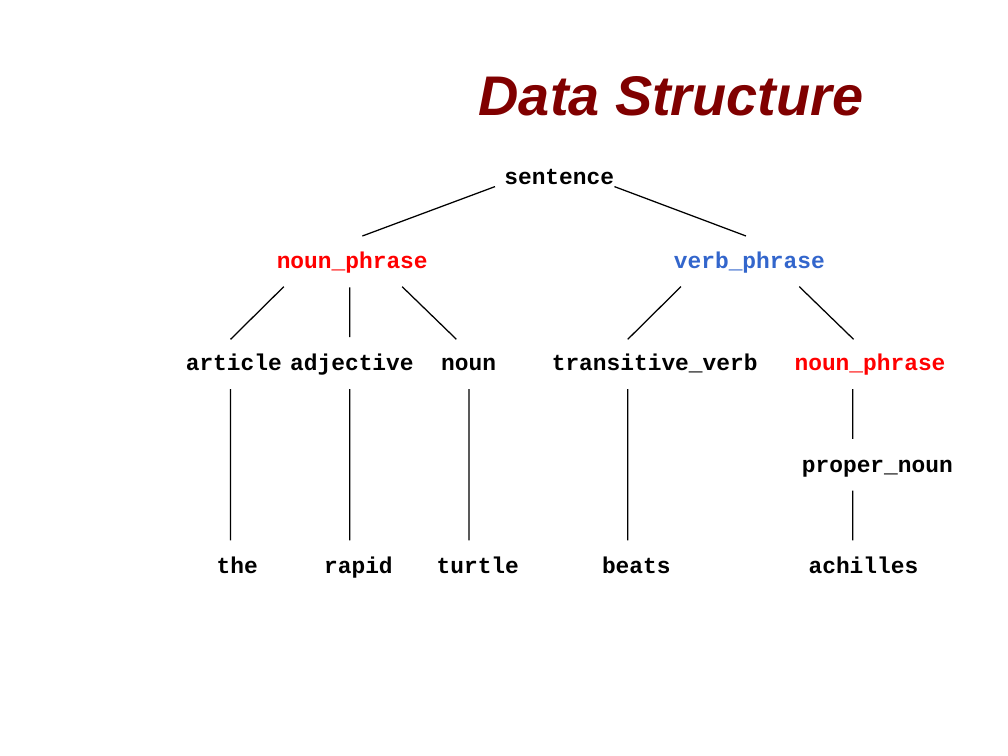
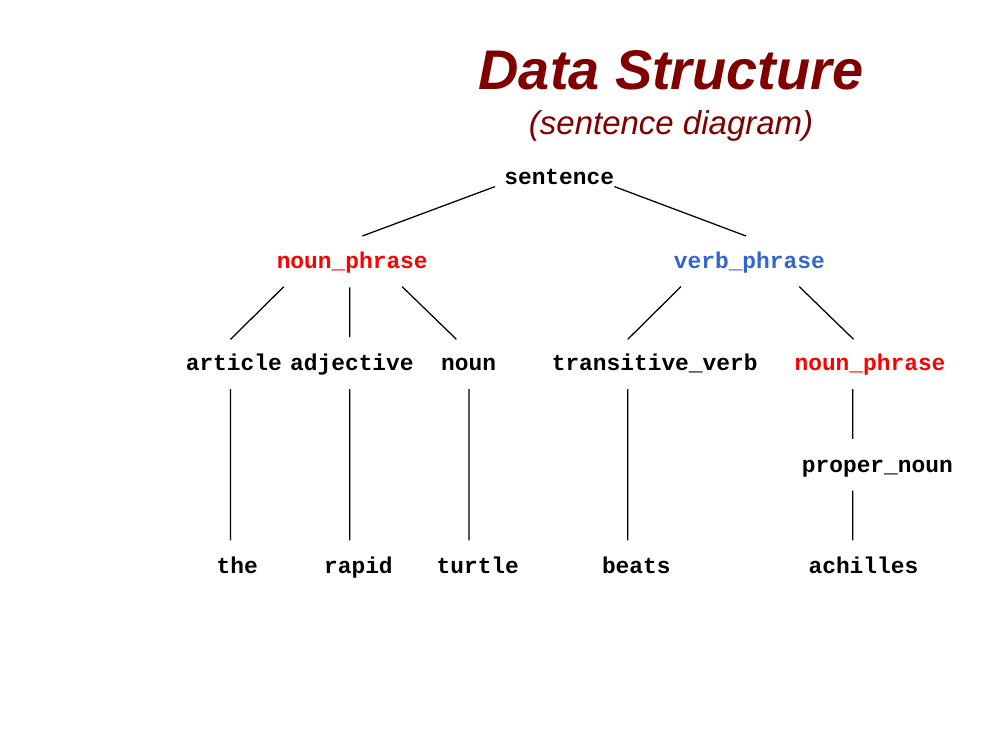
Before and after one commit to softwaresunday/Lexpress, a slide deck: slide 3 of doc/lepresentation.odp. Drawn at 1008x756 pixels with LibreOffice and Linux fonts; fonts in the diff are those of the drawing; background and template pictures are left out. Boxes give left, top, right and bottom in pixels: in the first picture for what was removed or moved away, otherwise in the second. Text is boxed around its words. In the diff, an @@ line names an element or a change of style, - is before the commit and + after.

```diff
--- a/doc/lepresentation.odp
+++ b/doc/lepresentation.odp
@@ title at bbox=[479, 50, 863, 140]: text changed; size 44 to 26 pt; bold off @@
-Data Structure
+Data Structure
+(sentence diagram)
```
Also in this commit, not shown: 5 other slides changed, 8 slides added, 2 slides removed, 2 other files.
